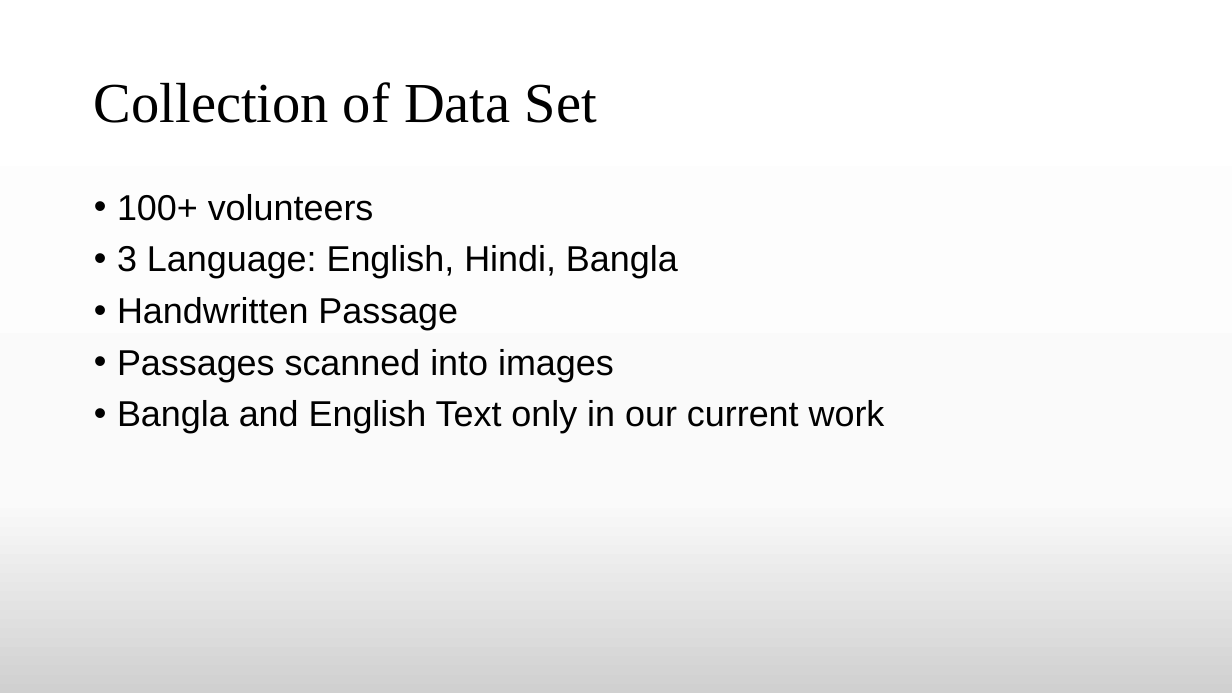
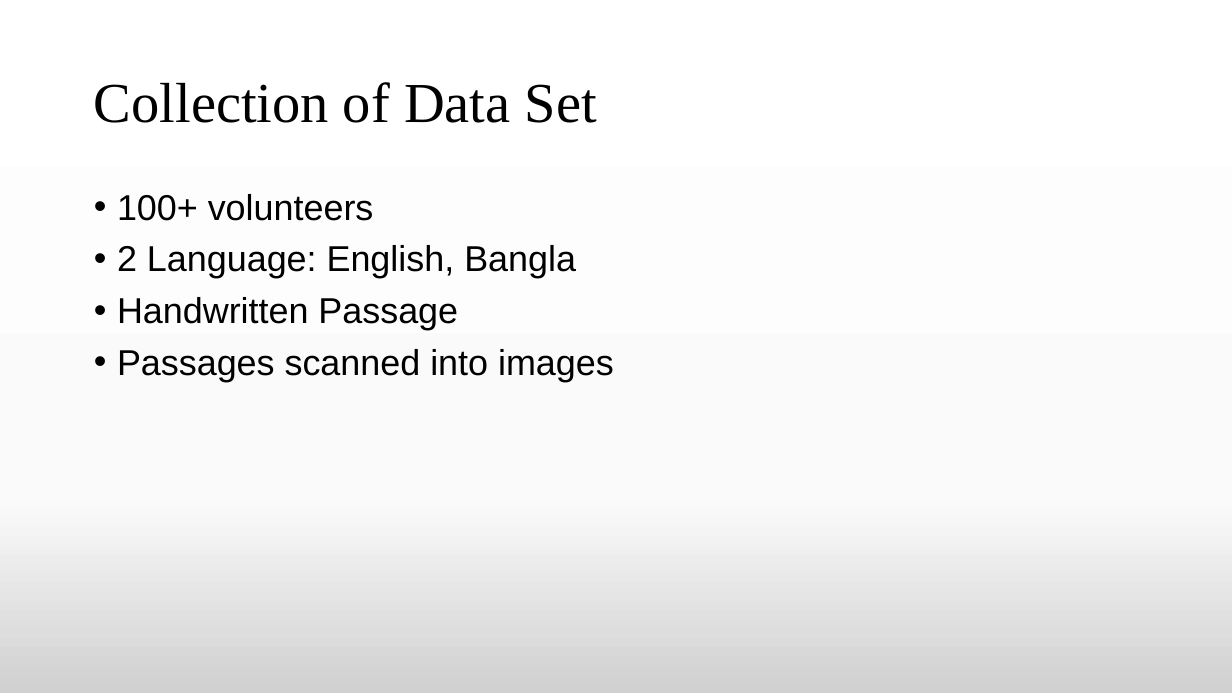
Before and after one commit to TheAnonymousMan/local-language-recognition-gcelt-class-2021, a slide deck: slide 12 of Documentation/4th Year Project Presentation.pptx. Drawn at 1232x693 pixels with LibreOffice and Linux fonts; fonts in the diff are those of the drawing. Boxes give left, top, right and bottom in pixels: in the first picture for what was removed or moved away, otherwise in the second. Text is boxed around its words. In the diff, an @@ line names an element or a change of style, - is before the commit and + after.

```diff
--- a/Documentation/4th Year Project Presentation.pptx
+++ b/Documentation/4th Year Project Presentation.pptx
@@ text at [117,245,576,278]: text changed @@
-• 3 Language: English, Hindi, Bangla
+• 2 Language: English, Bangla
@@ text at [117,400,885,433]: paragraph removed @@
-• Bangla and English Text only in our current work
```
Also in this commit, not shown: 1 other slide changed.
